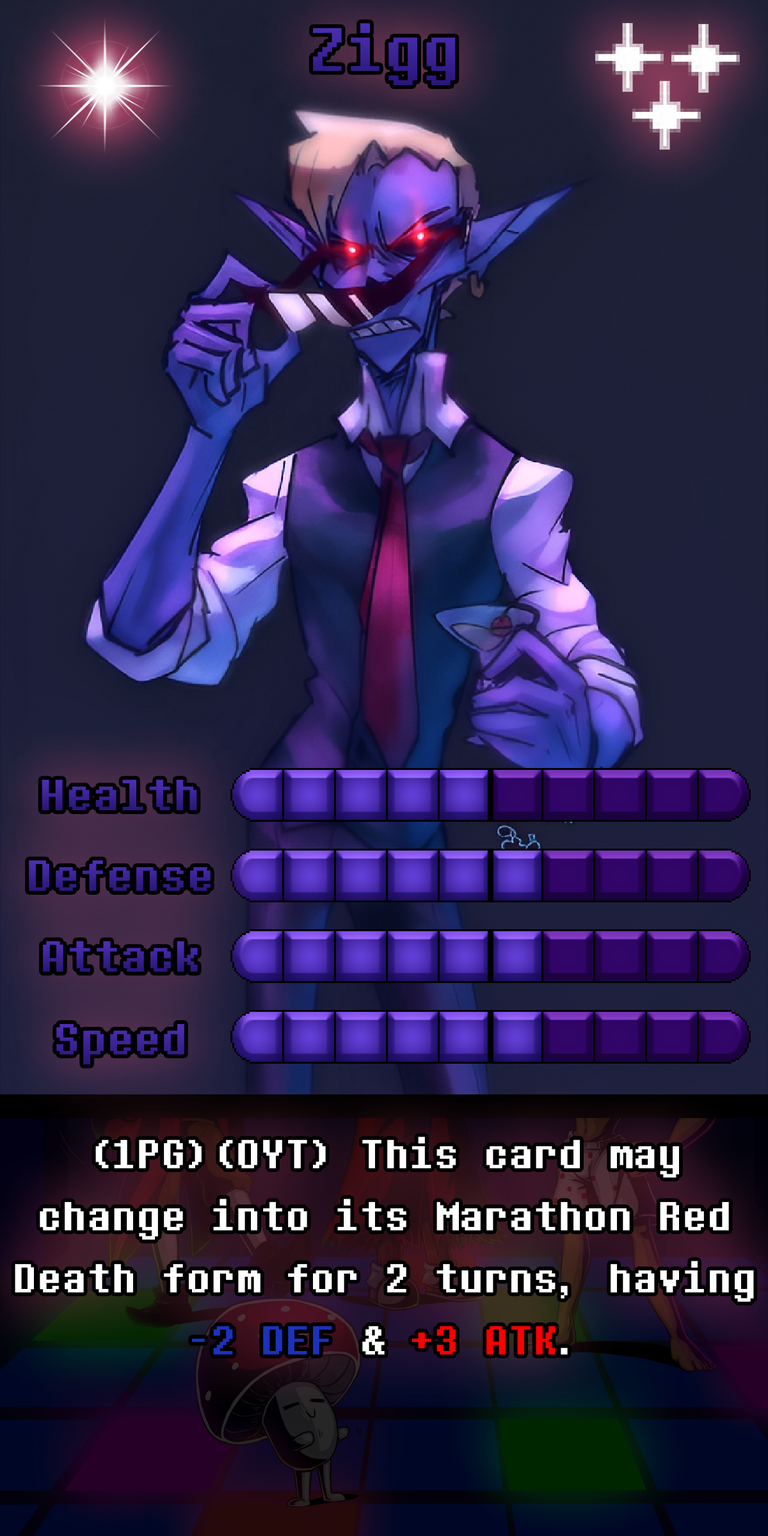
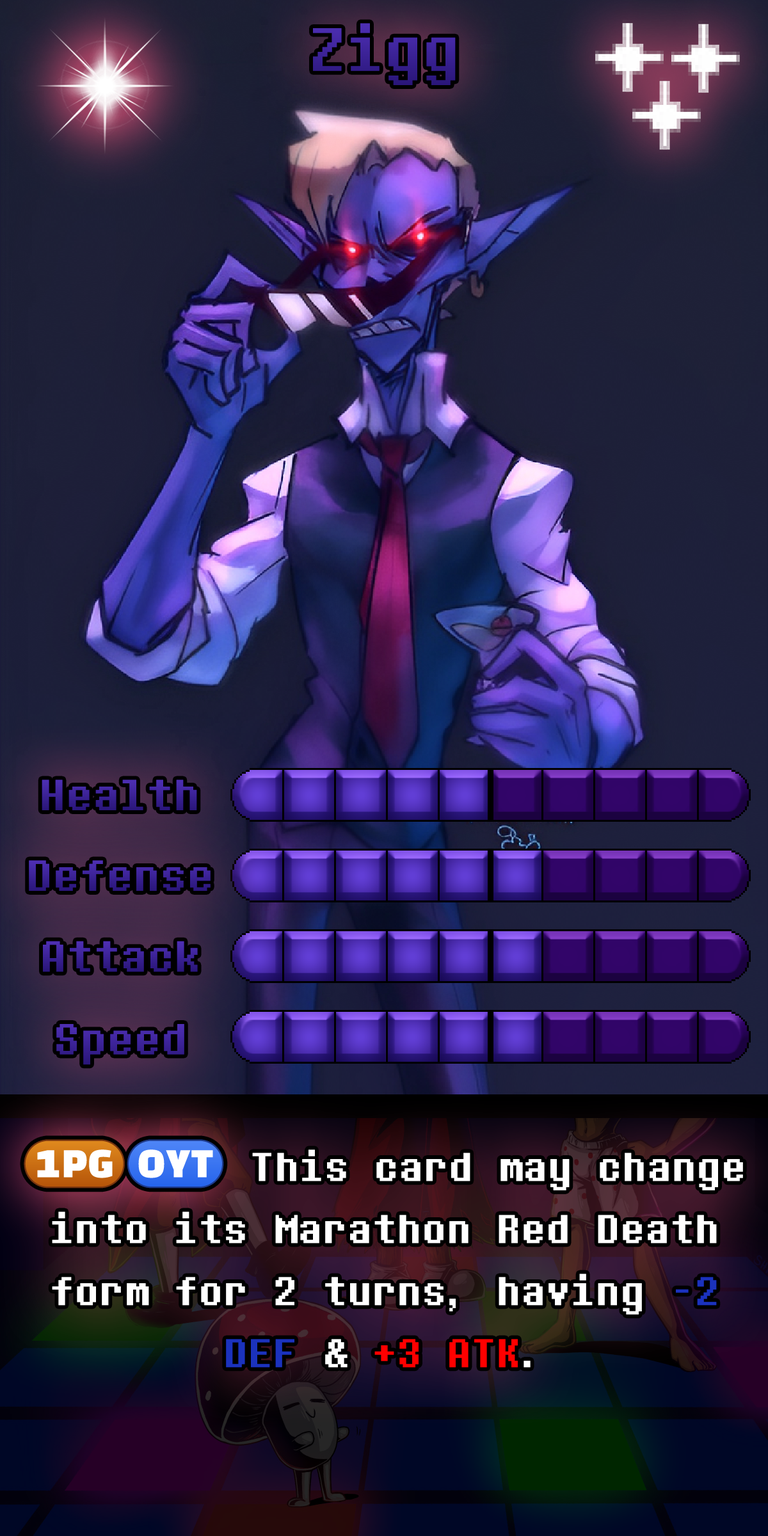
Layers edited between the first and the second 768x1536 image:
painted on "Ability" over [14, 1136, 754, 1368]
